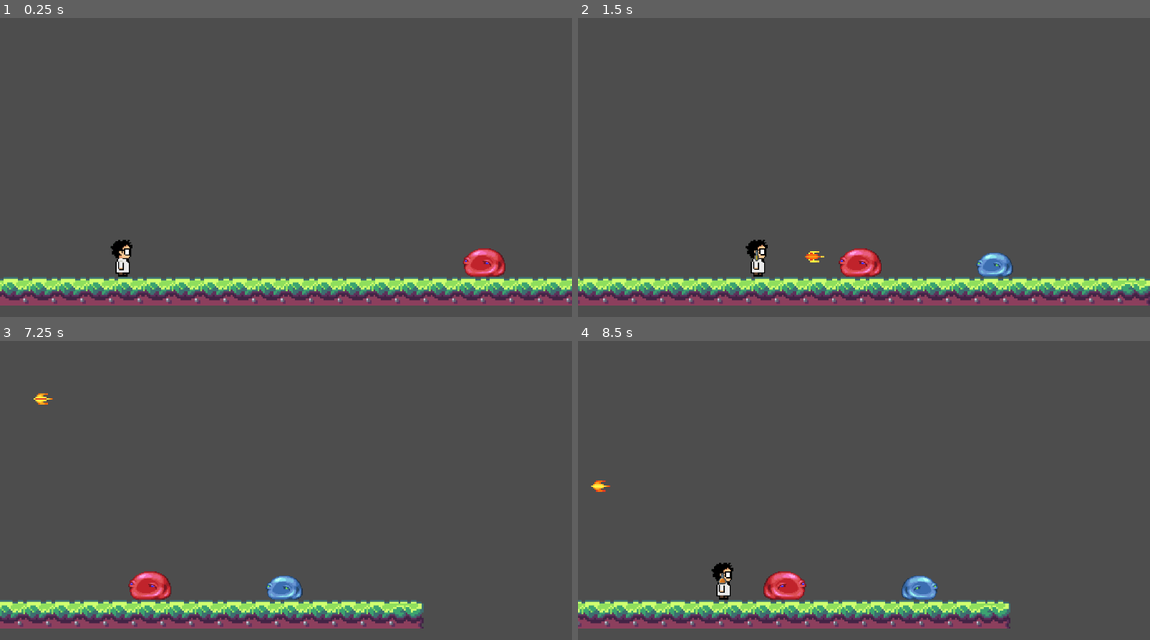
Above: before the commit, frames 1-4 (two rows, left to right).
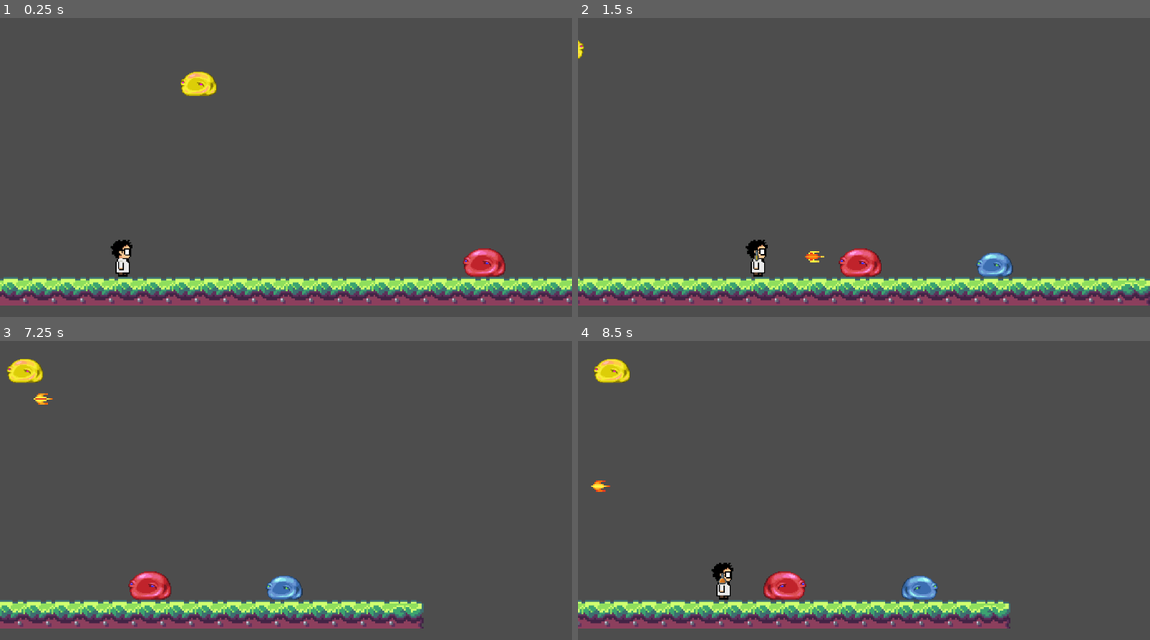
Above: after the commit, the same moments.

Repository: NicolasSierra14/Trabajo-final-programacion-ii
Game: Godot game, scene res://Escenas/nivel_1.tscn
Two runs of this game, one before a commit and one after it. Both use one fixed random seed, a clock stepped at 60 frames per second and the inputs below.
Inputs (mouse positions are in pixels of both pictures, inside the frame that each line leads up to):
- Up to frame 1 (0.25 s): no input
- Up to frame 2 (1.5 s): move the mouse to (989, 149) at 0.52 s; hold D (Derecha) from 0.53 s (still down); tap 3 (Amarillo) at 0.6, 1.35 s; tap Space (Saltar) at 0.77 s; move the mouse to (749, 182) at 1.27 s
- Up to frame 3 (7.25 s): tap Space (Saltar) at 1.52, 3.02, 3.77, 4.52, 6.02, 6.77 s; move the mouse to (343, 418) at 2.02 s; release D (Derecha) at 2.03 s; hold A (Izquierda) 2.03-2.78 s; tap 2 (Azul) at 2.1, 5.85 s; tap 3 (Amarillo) at 2.3, 3.05, 3.8, 4.35, 5.1, 6.05, 6.8 s; move the mouse to (257, 553) at 2.77 s; hold D (Derecha) 2.78-4.28 s; click (257, 553) at 2.85 s; move the mouse to (457, 538) at 3.52 s; tap 1 (Rojo) at 3.6 s; move the mouse to (114, 442) at 4.27 s; hold A (Izquierda) 4.28-5.03 s; move the mouse to (314, 490) at 5.02 s; hold D (Derecha) 5.03-5.78 s; move the mouse to (200, 409) at 5.77 s; hold A (Izquierda) from 5.78 s (still down); move the mouse to (411, 472) at 6.52 s; click (411, 472) at 6.6 s
- Up to frame 4 (8.5 s): move the mouse to (749, 505) at 7.27 s; release A (Izquierda) at 7.28 s; hold D (Derecha) from 7.28 s (still down); tap 1 (Rojo) at 7.35 s; tap Space (Saltar) at 7.52 s; tap 3 (Amarillo) at 7.55, 8.1 s; move the mouse to (921, 418) at 8.02 s

The runs differ from the first frame. In frame 1, 0.4% of the frame differs, in the area x 31-38%, y 17-27%; in frame 2, less than 0.1%; in frame 3, 0.4%; in frame 4, 0.4%.

Commit message:
Enemigo Amarillo agregado y programado

Diff:
--- /dev/null
+++ b/Escenas/enemigo_amarillo.gd
@@ -0,0 +1,33 @@
+extends Enemigo
+var tiempo : float = 0.5
+var velocidad_vertical : float = 150.0
+
+@onready var max_height = position.y
+func _ready():
+	color_enemigo = "Amarillo"
+	direccion.x = -1
+
+var moving = true
+
+var contador : float = 0
+func _physics_process(delta):
+	if moving:
+		velocity.x = (speed/tiempo) * direccion.x
+		contador += delta
+
+		if contador <= tiempo / 2.0:
+			velocity.y = (velocidad_vertical/(tiempo*tiempo)) * abs(contador - (tiempo/2))
+		else:
+			velocity.y = -(velocidad_vertical/(tiempo*tiempo)) * abs(contador - (tiempo/2))
+		if contador >= tiempo:
+			contador = 0.0
+			direccion.x *= -1
+			$AnimatedSprite2D.flip_h = !$AnimatedSprite2D.flip_h
+			moving = false
+		position.y = clamp(position.y,max_height,INF)
+	else:
+		velocity = Vector2.ZERO
+	move_and_slide()
+
+func hacer_saltito():
+	moving = true
--- /dev/null
+++ b/Escenas/enemigo_amarillo.tscn
@@ -0,0 +1,38 @@
+[gd_scene format=3 uid="uid://u4458e5ur07"]
+
+[ext_resource type="Texture2D" uid="uid://cs7yjyjpllsxp" path="res://Componentes/Sprites/slime_amarillo.png" id="1_hicqc"]
+[ext_resource type="Script" uid="uid://c83fhfj2a17q4" path="res://Escenas/enemigo_amarillo.gd" id="1_rgrsn"]
+
+[sub_resource type="SpriteFrames" id="SpriteFrames_rgrsn"]
+animations = [{
+"frames": [{
+"duration": 1.0,
+"texture": ExtResource("1_hicqc")
+}],
+"loop": true,
+"name": &"default",
+"speed": 5.0
+}]
+
+[sub_resource type="RectangleShape2D" id="RectangleShape2D_ltuni"]
+size = Vector2(21.5, 14)
+
+[node name="enemigo_amarillo" type="CharacterBody2D" unique_id=594443658]
+script = ExtResource("1_rgrsn")
+vida = 100
+speed = 100.0
+
+[node name="AnimatedSprite2D" type="AnimatedSprite2D" parent="." unique_id=1232576961]
+position = Vector2(0.315, 0)
+scale = Vector2(0.5, 0.5)
+sprite_frames = SubResource("SpriteFrames_rgrsn")
+
+[node name="CollisionShape2D" type="CollisionShape2D" parent="." unique_id=1864475071]
+position = Vector2(1.5, 4)
+shape = SubResource("RectangleShape2D_ltuni")
+
+[node name="SaltitoTimer" type="Timer" parent="." unique_id=988749549]
+wait_time = 5.0
+autostart = true
+
+[connection signal="timeout" from="SaltitoTimer" to="." method="hacer_saltito"]
--- a/Escenas/nivel_1.tscn
+++ b/Escenas/nivel_1.tscn
@@ -4,6 +4,7 @@
 [ext_resource type="PackedScene" uid="uid://dc5jesmp2jinu" path="res://Escenas/enemigo_rojo.tscn" id="2_hid1b"]
 [ext_resource type="Texture2D" uid="uid://d7n5ay0byam" path="res://Componentes/Texturas/GrasslandTileset_16x16.png" id="3_os1ql"]
 [ext_resource type="PackedScene" uid="uid://boi87awlj6r8o" path="res://Escenas/enemigo_azul.tscn" id="4_3c2k2"]
+[ext_resource type="PackedScene" uid="uid://u4458e5ur07" path="res://Escenas/enemigo_amarillo.tscn" id="5_lswwr"]
 
 [sub_resource type="TileSetAtlasSource" id="TileSetAtlasSource_3c2k2"]
 texture = ExtResource("3_os1ql")
@@ -118,3 +119,6 @@
 
 [node name="enemigo_azul" parent="." unique_id=1317687869 instance=ExtResource("4_3c2k2")]
 position = Vector2(-109, 480)
+
+[node name="enemigo_amarillo2" parent="." unique_id=65718762 instance=ExtResource("5_lswwr")]
+position = Vector2(-304, 382)
Binary file added: Componentes/Sprites/slime_amarillo.png
Not shown, added: Componentes/Sprites/slime_amarillo.png.import
Not shown, added: Escenas/enemigo_amarillo.gd.uid
